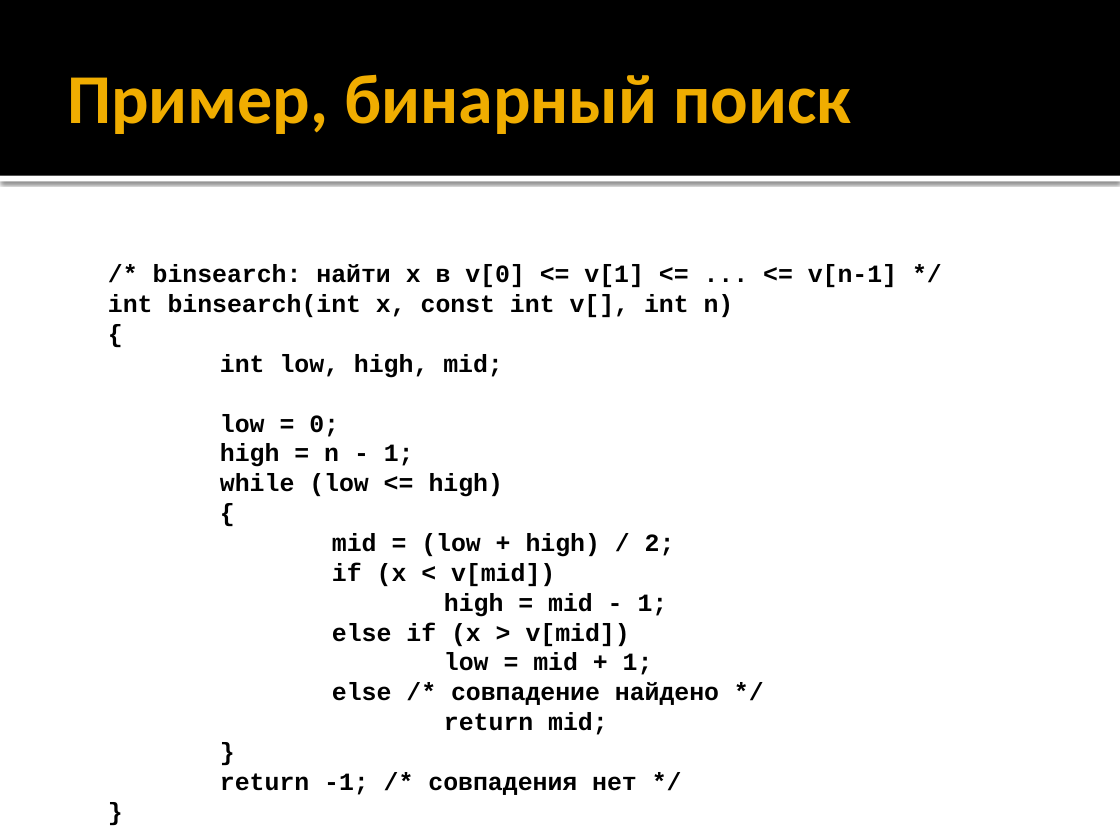
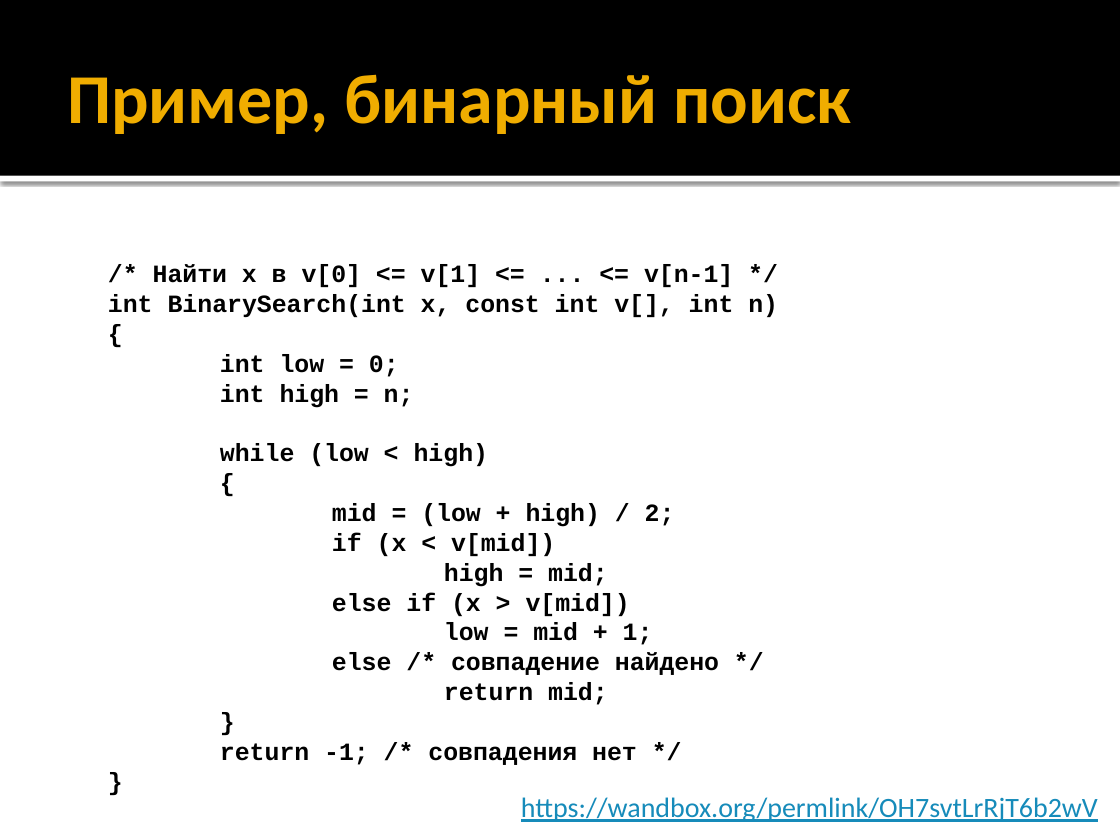
Before and after one commit to alexey-malov/oop, a slide deck: slide 70 of lectures/01/Синтаксис C++.pptx. Drawn at 1120x840 pixels with LibreOffice and Linux fonts; fonts in the diff are those of the drawing. Boxes give left, top, right and bottom in pixels: in the first picture for what was removed or moved away, otherwise in the second. Text is boxed around its words. In the diff, an @@ line names an element or a change of style, - is before the commit and + after.

Commit message:
Добавил ссылки на примеры кода онлайн

```diff
--- a/lectures/01/Синтаксис C++.pptx
+++ b/lectures/01/Синтаксис C++.pptx
@@ text at bbox=[108, 264, 778, 317]: text changed @@
-/* binsearch: найти x в v[0] <= v[1] <= ... <= v[n-1] */
-int binsearch(int x, const int v[], int n)
+/* Найти x в v[0] <= v[1] <= ... <= v[n-1] */
+int BinarySearch(int x, const int v[], int n)
@@ text at bbox=[220, 354, 488, 467]: text changed @@
-int low, high, mid;
-low = 0;
-high = n - 1;
-while (low <= high)
+int low = 0;
+int high = n;
+while (low < high)
@@ text at bbox=[444, 563, 608, 587]: text changed @@
-high = mid - 1;
+high = mid;
@@ text added at bbox=[521, 797, 1098, 822], 18 pt, text #168BBA, underline @@
+https://wandbox.org/permlink/OH7svtLrRjT6b2wV
```
Also in this commit, not shown: 7 other slides changed.
